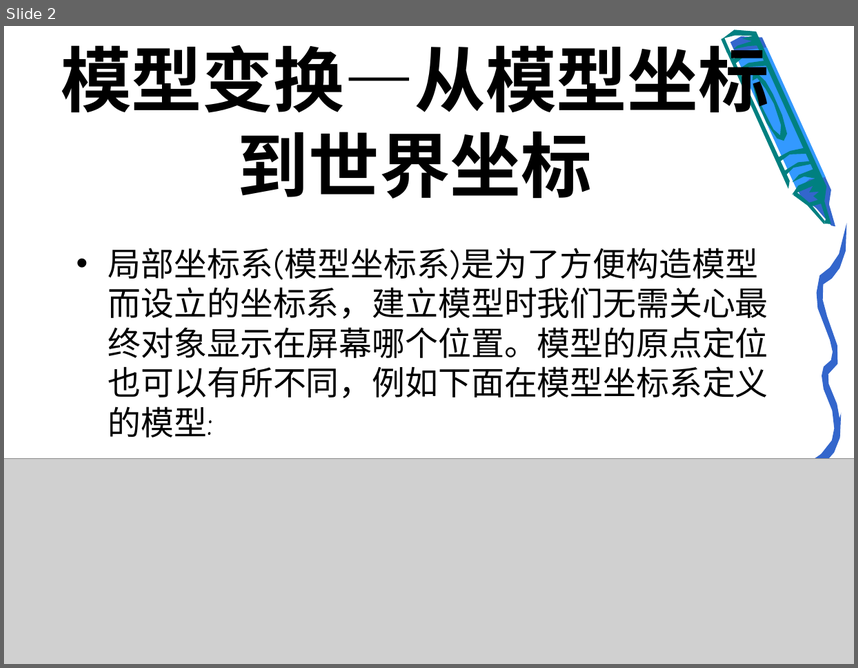
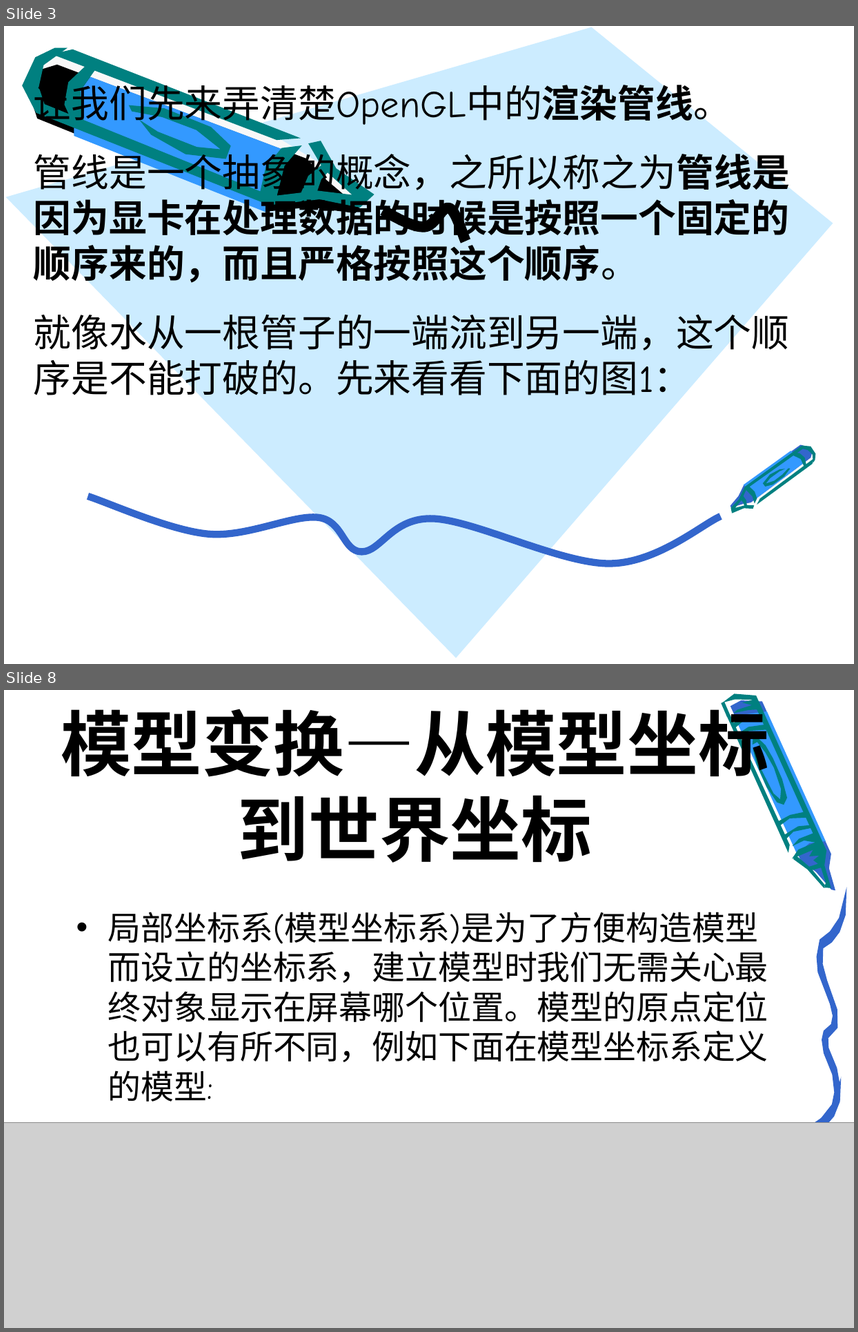
Before and after one commit to gudianxiaoshuo/openglES, a slide deck: PPT/模型转换.ppt. Shown one above the other, each under a label of ours: slide 2 before the commit, slides 3 and 8 after it; the slides between them are not shown. The pictures are 858x668 and 858x1332 pixels, drawn with LibreOffice and Linux fonts; fonts in the diff are those of the drawing; grey boxes stand for pictures; background and template pictures are left out. Boxes give left, top, right and bottom in pixels: in the first picture for what was removed or moved away, otherwise in the second. Text is boxed around its words. In the diff, an @@ line names an element or a change of style, - is before the commit and + after.

```diff
--- a/PPT/模型转换.ppt
+++ b/PPT/模型转换.ppt
@@ slide 3 added at [4, 26, 854, 664], background picture (left out) @@
@@ freeform shape added at [5, 27, 833, 657], fill #CCECFF @@
@@ text added at [34, 78, 790, 401], 32 pt, text #000000 @@
+让我们先来弄清楚OpenGL中的渲染管线。
+管线是一个抽象的概念，之所以称之为管线是因为显卡在处理数据的时候是按照一个固定的顺序来的，而且严格按照这个顺序。
+就像水从一根管子的一端流到另一端，这个顺序是不能打破的。先来看看下面的图1：
@@ group added at [22, 48, 374, 213]: 8 freeform shapes @@
@@ freeform shape added at [383, 205, 466, 241], outline #000000 9.01 pt @@
@@ group added at [728, 428, 820, 536]: 8 freeform shapes @@
@@ freeform shape added at [88, 496, 721, 564], outline #3366CC 6.01 pt @@
@@ what was slide 2 is now slide 8 @@
```
Also in this commit, not shown: 11 slides changed, 14 other slides added, 70 slides removed.
